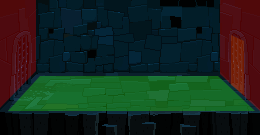
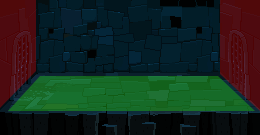
Layer changes from the first w=260, h=135 image to the second:
painted on "Exit" over [231, 35, 244, 95]
